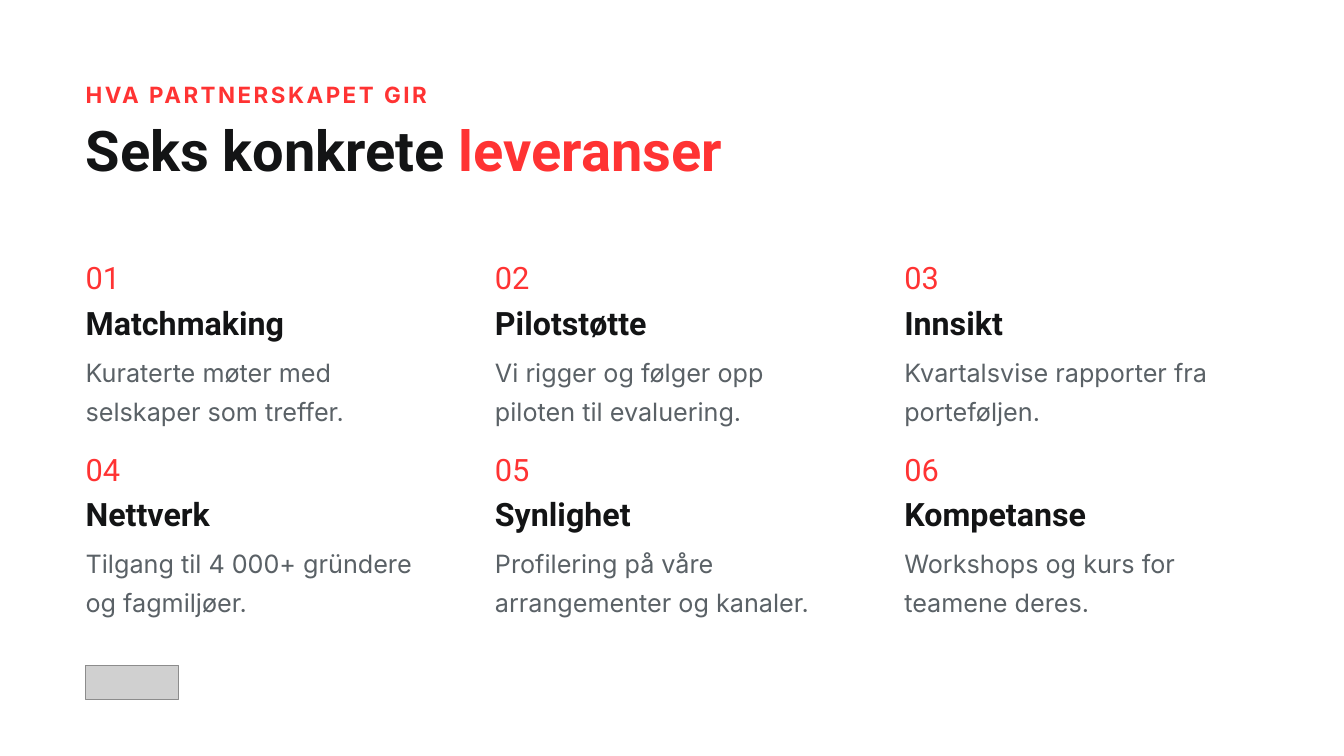
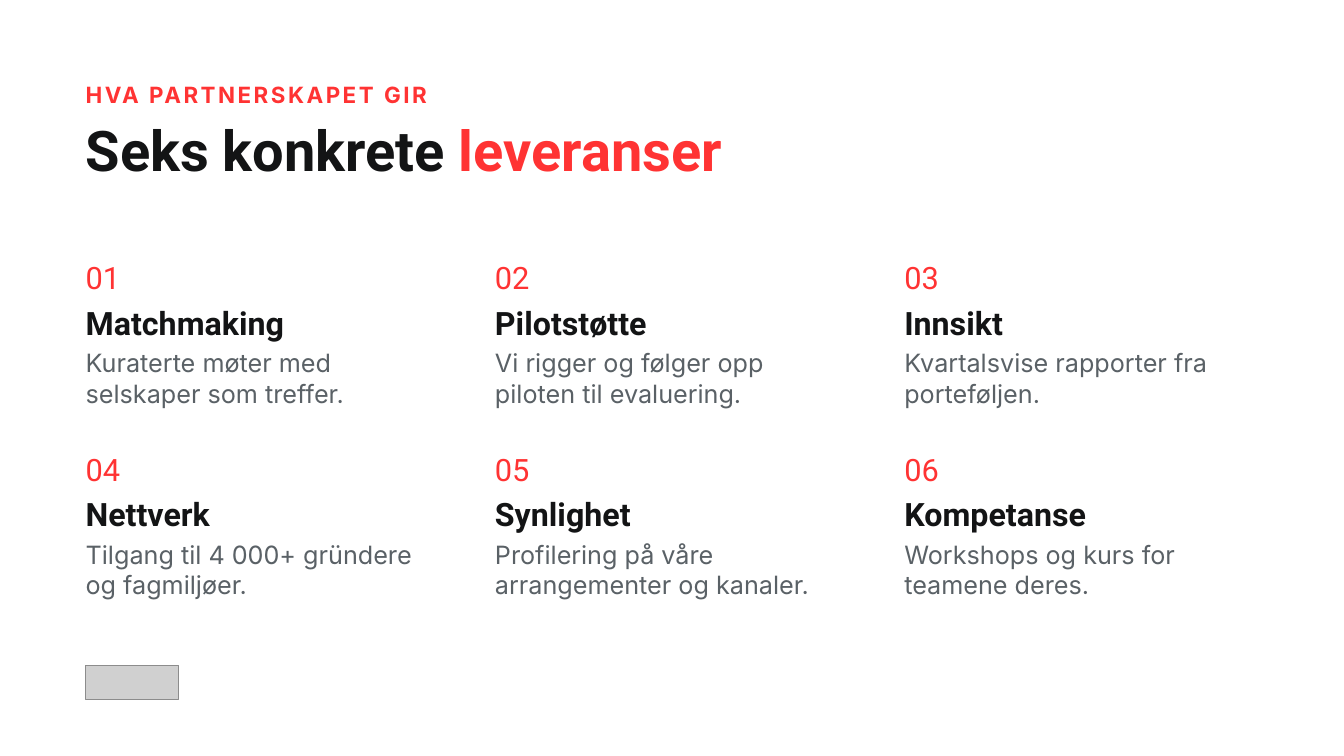
Before and after one commit to christinawiig-ai/startuplab-partner-presentation, a slide deck: slide 9 of pptx-templates/Startuplab-slidemaler.pptx. Drawn at 1344x756 pixels with LibreOffice and Linux fonts; fonts in the diff are those of the drawing; grey boxes stand for pictures. Boxes give left, top, right and bottom in pixels: in the first picture for what was removed or moved away, otherwise in the second. Text is boxed around its words. In the diff, an @@ line names an element or a change of style, - is before the commit and + after.

```diff
--- a/pptx-templates/Startuplab-slidemaler.pptx
+++ b/pptx-templates/Startuplab-slidemaler.pptx
@@ line spacing 1.3 to 1 in 6 elements at bbox=[86, 353, 344, 408], bbox=[495, 353, 764, 408], bbox=[904, 353, 1207, 408], bbox=[86, 545, 412, 599], bbox=[495, 543, 809, 599], bbox=[904, 545, 1175, 595] @@
```
Also in this commit, not shown: 3 other slides changed, 10 other files.
